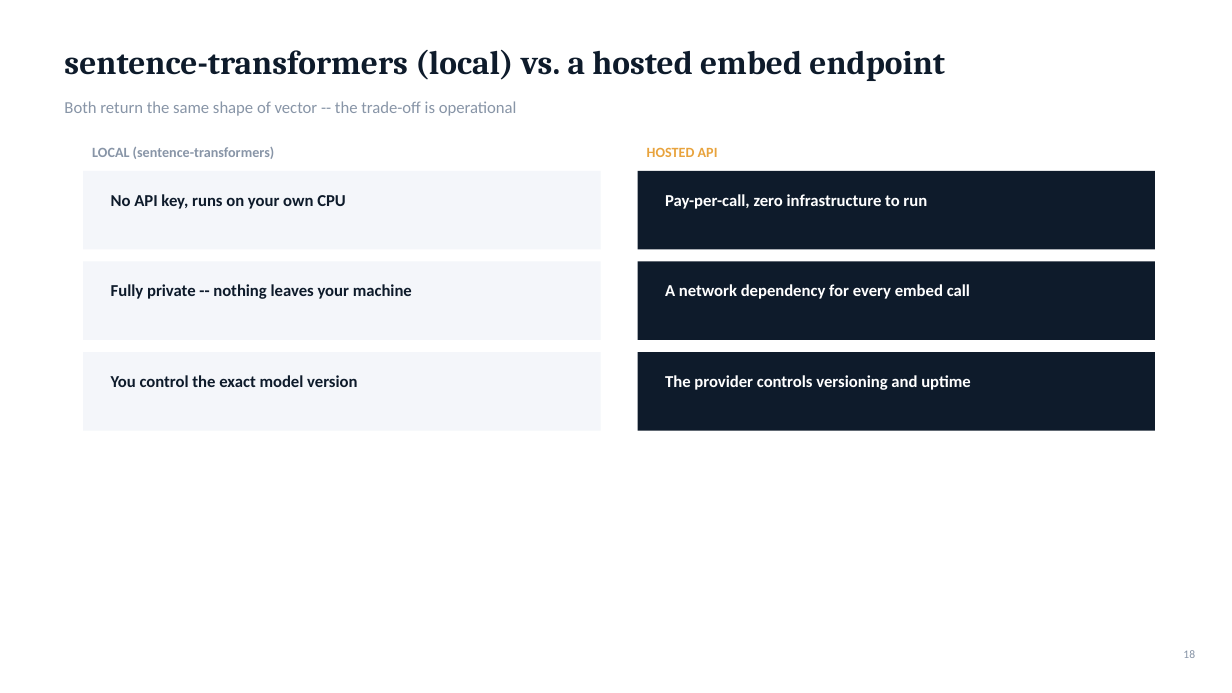
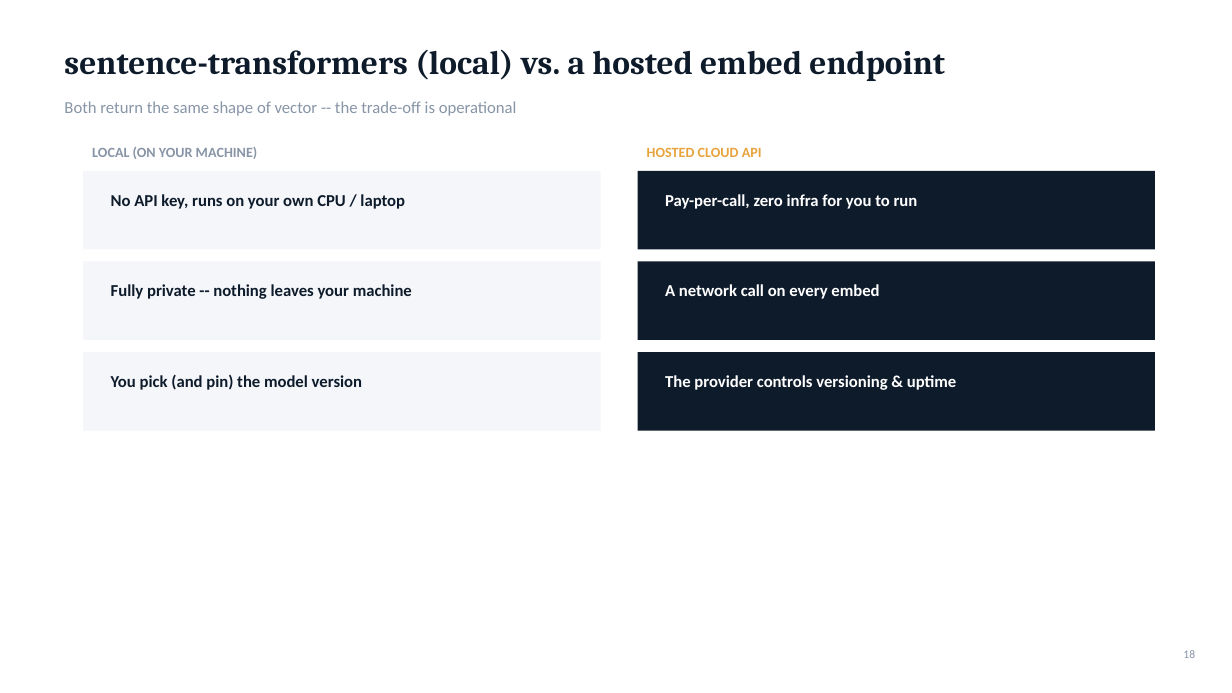
Before and after one commit to mayurb99/Agentic-AI-Series, a slide deck: slide 18 of lecture2/L2_Embeddings_VectorDatabases_DevOps.pptx. Drawn at 1232x693 pixels with LibreOffice and Linux fonts; fonts in the diff are those of the drawing. Boxes give left, top, right and bottom in pixels: in the first picture for what was removed or moved away, otherwise in the second. Text is boxed around its words. In the diff, an @@ line names an element or a change of style, - is before the commit and + after.

```diff
--- a/lecture2/L2_Embeddings_VectorDatabases_DevOps.pptx
+++ b/lecture2/L2_Embeddings_VectorDatabases_DevOps.pptx
@@ text at <box>92,147,258,159</box>: text changed @@
-LOCAL (sentence-transformers)
+LOCAL (ON YOUR MACHINE)
@@ text at <box>647,147,762,157</box>: text changed @@
-HOSTED API
+HOSTED CLOUD API
@@ text at <box>111,194,405,209</box>: text changed @@
-No API key, runs on your own CPU
+No API key, runs on your own CPU / laptop
@@ text at <box>665,194,918,209</box>: text changed @@
-Pay-per-call, zero infrastructure to run
+Pay-per-call, zero infra for you to run
@@ text at <box>665,284,879,299</box>: text changed @@
-A network dependency for every embed call
+A network call on every embed
@@ text at <box>111,375,362,390</box>: text changed @@
-You control the exact model version
+You pick (and pin) the model version
@@ text at <box>665,375,956,390</box>: text changed @@
-The provider controls versioning and uptime
+The provider controls versioning & uptime
```
Also in this commit, not shown: 18 other slides changed, 3 slides added, 3 slides removed, 3 other files.
